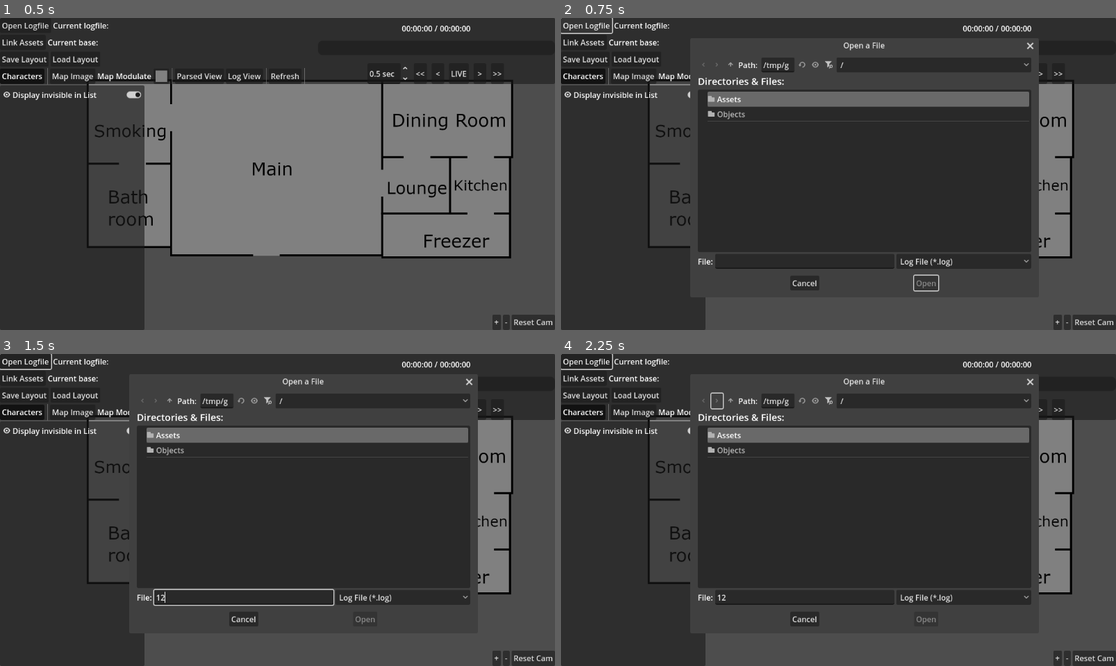
Above: before the commit, frames 1-4 (two rows, left to right).
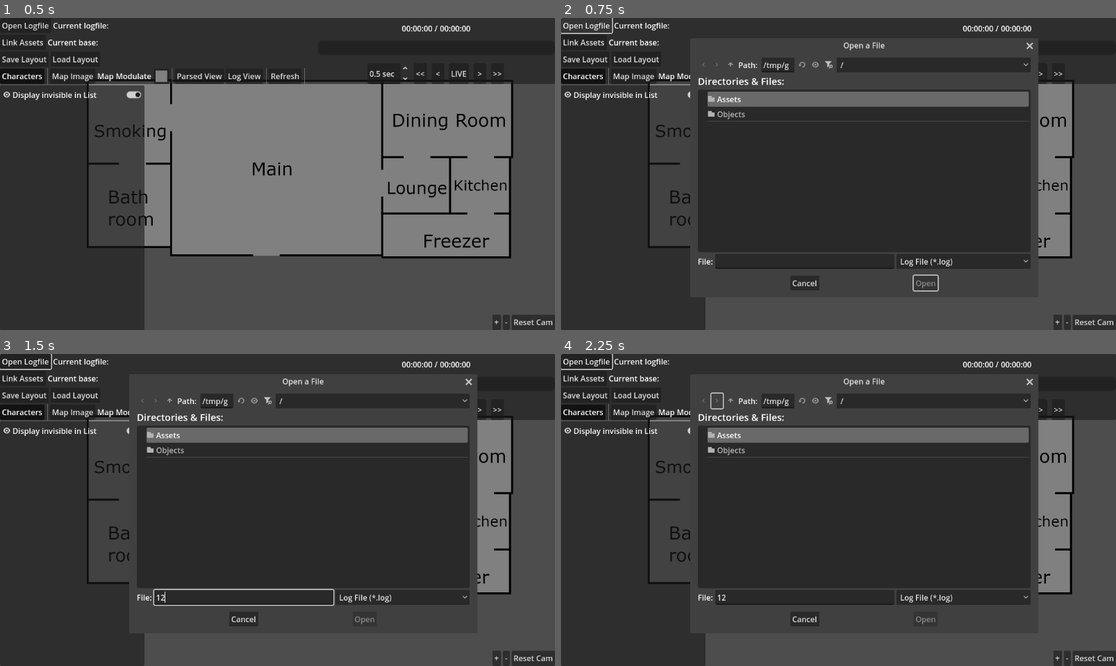
Above: after the commit, the same moments.

Repository: Crystalwarrior/AO2-LogReader
Game: Godot game, scene res://view.tscn
Two runs of this game, one before a commit and one after it. Both use one fixed random seed, a clock stepped at 60 frames per second and the inputs below.
Inputs (mouse positions are in pixels of both pictures, inside the frame that each line leads up to):
- Up to frame 1 (0.5 s): no input
- Up to frame 2 (0.75 s): click "Open Logfile" at 0.5 s
- Up to frame 3 (1.5 s): click (244, 597) at 1.27 s; type "12" at 1.35 s
- Up to frame 4 (2.25 s): click (716, 400) at 2 s

Frame 1 is identical in both runs. In frame 2, 0.2% of the frame differs, in the area x 63-87%, y 7-88%; in frame 3, 0.1%; in frame 4, 0.1%.

Commit message:
Overhaul movement message detection for "Attempting to kick " and "moves from", fixing an issue where if the from/to message contains [ or ] it breaks completely

Diff:
--- a/main_window.gd
+++ b/main_window.gd
@@ -228,11 +228,14 @@
 	if italics:
 		parsed_view.pop()
 
-	if !is_ooc or line.contains("moves from") or line.contains("Attempting to kick"):
+	var is_movement: bool = line.contains(" moves from ")
+	var kick_message: String = "Attempting to kick "
+	var is_kick: bool = line.contains(kick_message)
+	if !is_ooc or is_movement or is_kick:
 		var aoid = null
 		var nameArray
-		if speaker == hostname and line.contains("moves from"):
-			aoid = line.split("]")[0].split("[")[1]
+		if speaker == hostname and is_movement:
+			aoid = message.get_slice("]", 0).substr(1)
 			nameArray = [line.split("]")[1].lstrip(" ").split("moves from")[0].strip_edges()]
 		else:
 			nameArray = _clean_name(speaker)
@@ -259,25 +262,38 @@
 				currentCharacter.add_name(currentName)
 				if charfolder != "" and !currentCharacter.names.has(charfolder):
 					currentCharacter.add_name(charfolder)
-		if speaker == hostname and line.contains("Attempting to kick"):
-			aoid = message.split("[")[1].split("]")[0]
+
+		if speaker == hostname and is_kick:
+			aoid = message.right(-kick_message.length()).get_slice("]", 0).substr(1)
 			nameArray = [message.split("]")[1].split("from")[0].strip_edges()]
 			currentCharacter = _find_character(nameArray, aoid)
 			if currentCharacter:
 				for currentName in nameArray:
 					currentCharacter.add_name(currentName)
-				var fromID = message.split("[")[2].split("]")[0]
-				var from = message.split("]")[2].split("to")[0].strip_edges()
-				var toID = message.split("[")[3].split("]")[0]
-				var to = message.split("]")[3].split(".")[0].strip_edges()
+				var from_part = message.get_slice(" from ", 1).get_slice(" to [", 0)
+				var fromID = from_part.get_slice("] ", 0).substr(1)
+				# The 3 additional characters we're removing are [, ] and whitespace.
+				var from = from_part.substr(fromID.length() + 3)
+
+				var to_part = message.get_slice(" from ", 1).get_slice(" to [", 1)
+				var toID = to_part.get_slice("] ", 0)
+				# The 2 additional characters we're removing are ] and whitespace.
+				# Plus we remove the . at the end.
+				var to = to_part.substr(toID.length() + 2).left(-1)
 				var live = timeline.value == timeline.max_value
 				areas.movement(currentCharacter, live, toID, to, fromID, from)
 
-		if speaker == hostname and line.find("moves from") != -1:
-			var from = line.split("] ")[2].split(" to")[0]
-			var fromID = line.split("] ")[1].split("[")[1]
-			var to = line.split("] ")[3].rsplit(".")[0]
-			var toID = line.split("] ")[2].split("[")[1]
+		if speaker == hostname and is_movement:
+			var from_part = message.get_slice(" moves from ", 1).get_slice(" to [", 0)
+			var fromID = from_part.get_slice("] ", 0).substr(1)
+			# The 3 additional characters we're removing are [, ] and whitespace.
+			var from = from_part.substr(fromID.length() + 3)
+
+			var to_part = message.get_slice(" moves from ", 1).get_slice(" to [", 1)
+			var toID = to_part.get_slice("] ", 0)
+			# The 2 additional characters we're removing are ] and whitespace.
+			# Plus we remove the . at the end.
+			var to = to_part.substr(toID.length() + 2).left(-1)
 			if startTime == null:
 				startTime = time
 			if time > endTime:
